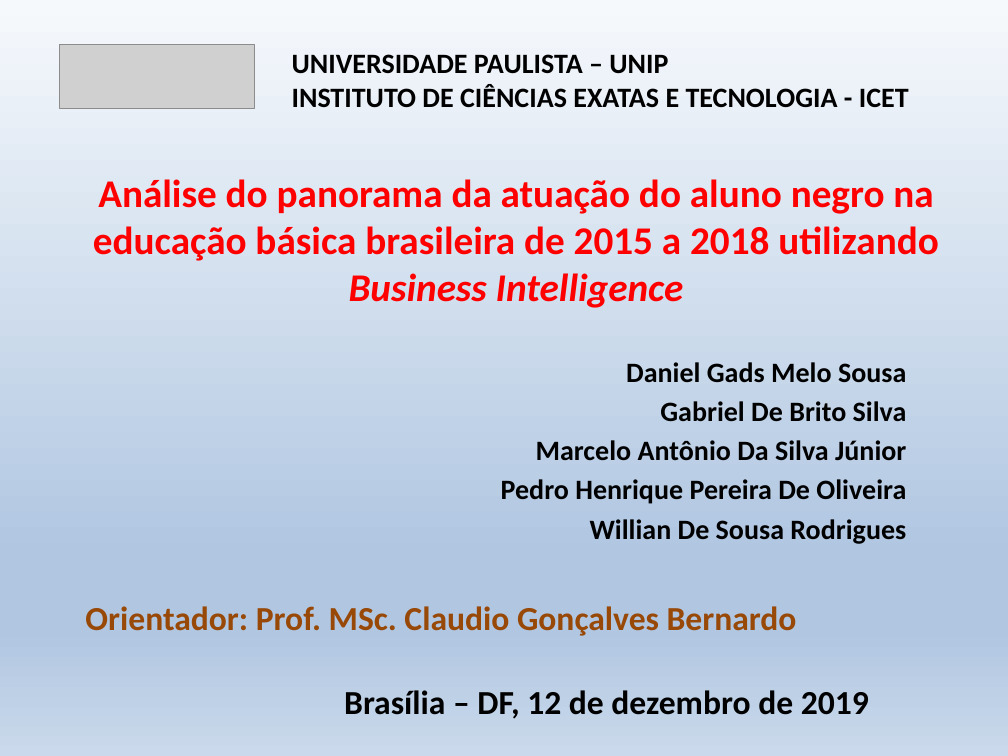
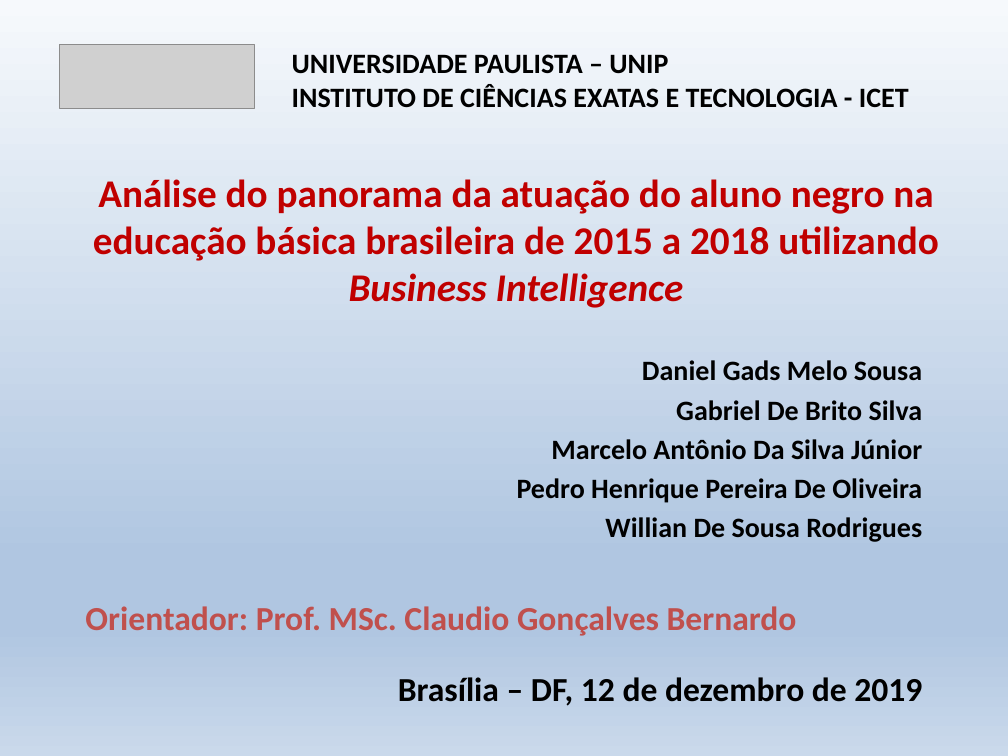
Before and after one commit to krieggerms/Analise-da-Insercao-do-Aluno-Negro-com-BI, a slide deck: slide 1 of TCC_BI_Alunos_Negros.pptx. Drawn at 1008x756 pixels with LibreOffice and Linux fonts; fonts in the diff are those of the drawing; grey boxes stand for pictures. Boxes give left, top, right and bottom in pixels: in the first picture for what was removed or moved away, otherwise in the second. Text is boxed around its words. In the diff, an @@ line names an element or a change of style, - is before the commit and + after.

```diff
--- a/TCC_BI_Alunos_Negros.pptx
+++ b/TCC_BI_Alunos_Negros.pptx
@@ title "Análise do panorama da atuação ..." at bbox=[93, 179, 939, 308]: text colour #FF0000 to #C00000 @@
@@ subtitle "Daniel Gads Melo Sousa": place and size @@
-subtitle "Daniel Gads Melo Sousa" at bbox=[501, 362, 907, 544]
+subtitle "Daniel Gads Melo Sousa" at bbox=[517, 360, 923, 542]
@@ text "Orientador: Prof. MSc. Claudio Gonçalves ..." at bbox=[85, 606, 797, 636]: text colour #984807 to #C0504D @@
@@ text "Brasília – DF, 12 de ...": place and size @@
-text "Brasília – DF, 12 de ..." at bbox=[344, 690, 869, 719]
+text "Brasília – DF, 12 de ..." at bbox=[398, 677, 922, 706]
@@ text "Brasília – DF, 12 de ..." at bbox=[398, 677, 922, 706]: alignment centre to right @@
```
Also in this commit, not shown: 25 other slides changed.
